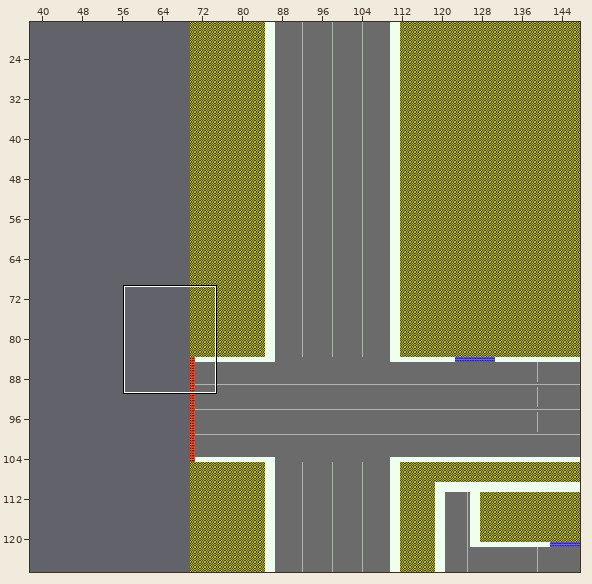
Tiled map -- Assets/Graphics/Maps/Gray Box/RetailGraybox.tmx. Above: a wide view before the commit, with the close-up outlined.
Close-up. First the earlier version:
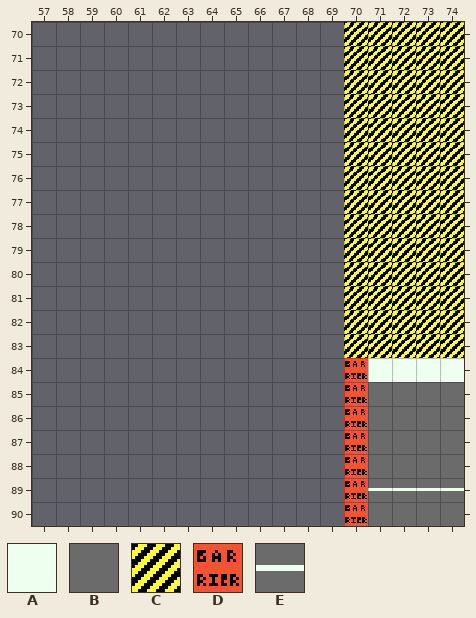
Cells are 16x16 px. Shown: x 57..74, y 70..90. The commit also changed other parts of the map, which this record leaves out. The old version is drawn lined up with the new one.
Key: from "Debug": A 0, B 2, C 4, D 5, E 7.
_ is an empty cell, # one hidden under a higher layer.
Layers that did not change in this view are not listed.
Layer "Graybox/GrayBox" before, first column x 57:
70 _____________CCCCC
71 _____________CCCCC
72 _____________CCCCC
73 _____________CCCCC
74 _____________CCCCC
75 _____________CCCCC
76 _____________CCCCC
77 _____________CCCCC
78 _____________CCCCC
79 _____________CCCCC
80 _____________CCCCC
81 _____________CCCCC
82 _____________CCCCC
83 _____________CCCCC
84 _____________#AAAA
85 _____________#BBBB
86 _____________#BBBB
87 _____________#BBBB
88 _____________#BBBB
89 _____________#EEEE
90 _____________#BBBB
Layer "Graybox/Barriers" before, first column x 57:
70 __________________
71 __________________
72 __________________
73 __________________
74 __________________
75 __________________
76 __________________
77 __________________
78 __________________
79 __________________
80 __________________
81 __________________
82 __________________
83 __________________
84 _____________D____
85 _____________D____
86 _____________D____
87 _____________D____
88 _____________D____
89 _____________D____
90 _____________D____
Once edited:
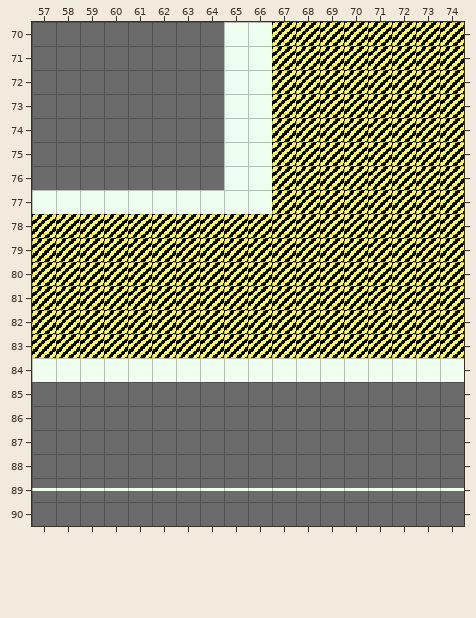
Author's note on the commit: Updated Graybox to include destination
The edit:
map size 224x154 -> 294x154 cells (old content now starts at 70,0; both pictures use the new coordinates)
Layer "Graybox/GrayBox":
y 70..76: x 65..69 _____ -> AACCC
y 77: x 57..69 _____________ -> AAAAAAAAAACCC
y 78..83: x 57..69 _____________ -> CCCCCCCCCCCCC
y 84: x 57..69 _____________ -> AAAAAAAAAAAAA
y 89: x 57..69 _____________ -> EEEEEEEEEEEEE
Layer "Graybox/Barriers":
y 84..90: x 70 D -> _
Changed places in both close-ups, as pixel boxes (x1, y1, x2, y2):
changed: (32, 22, 368, 526)
